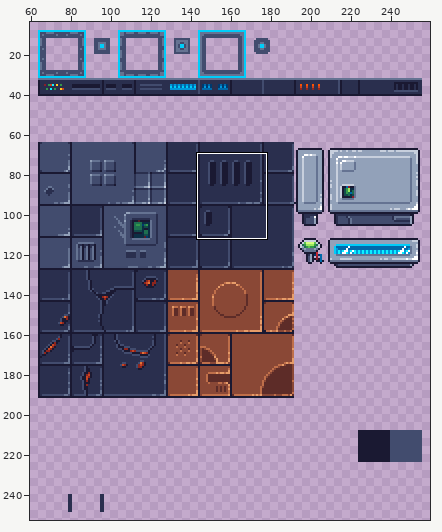
A pixel-art file gets an edit: core/assets/ase/biome_3.ase. Above, an overview of the earlier version with the close-up marked.
Close-up. Earlier state:
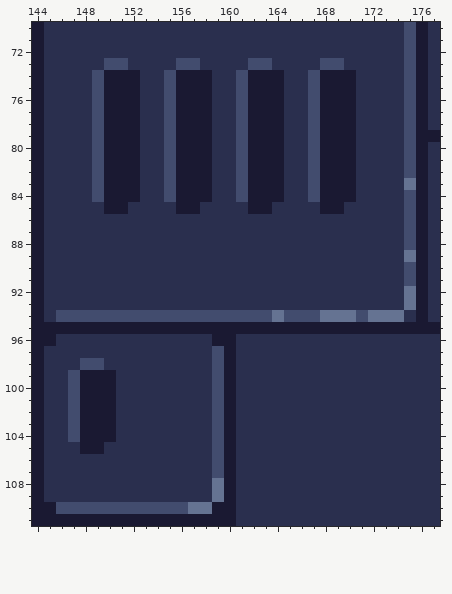
320x256 pixels, 1 frame. Shown: x 144..177, y 70..111. The wide view leaves out empty margins. The commit also changed other parts of the picture, which this record leaves out.
After the commit:
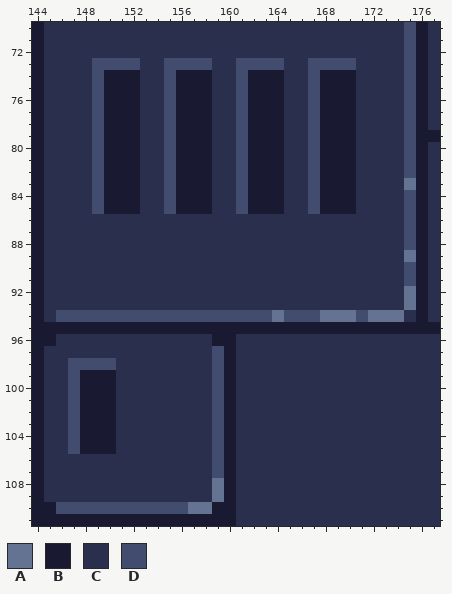
Palette (. is transparent): A #657392  B #1a1932  C #2a2f4e  D #424c6e
Change:
Layer "tiles":
Colour C becomes colour B in row 85 at x 152, 158, 164 and 170; in row 105 at x 150.
Colour C becomes colour D in row 73 at x 149, 152, 155, 158, 161, 164, 167 and 170; in row 85 at x 149, 155, 161 and 167; in row 98 at x 147 and 150; in row 105 at x 147.
Changed places in both close-ups, as pixel boxes (x1, y1, x2, y2):
changed: (92, 58, 356, 70)
changed: (92, 202, 356, 214)
changed: (68, 358, 116, 370)
changed: (68, 442, 116, 454)
